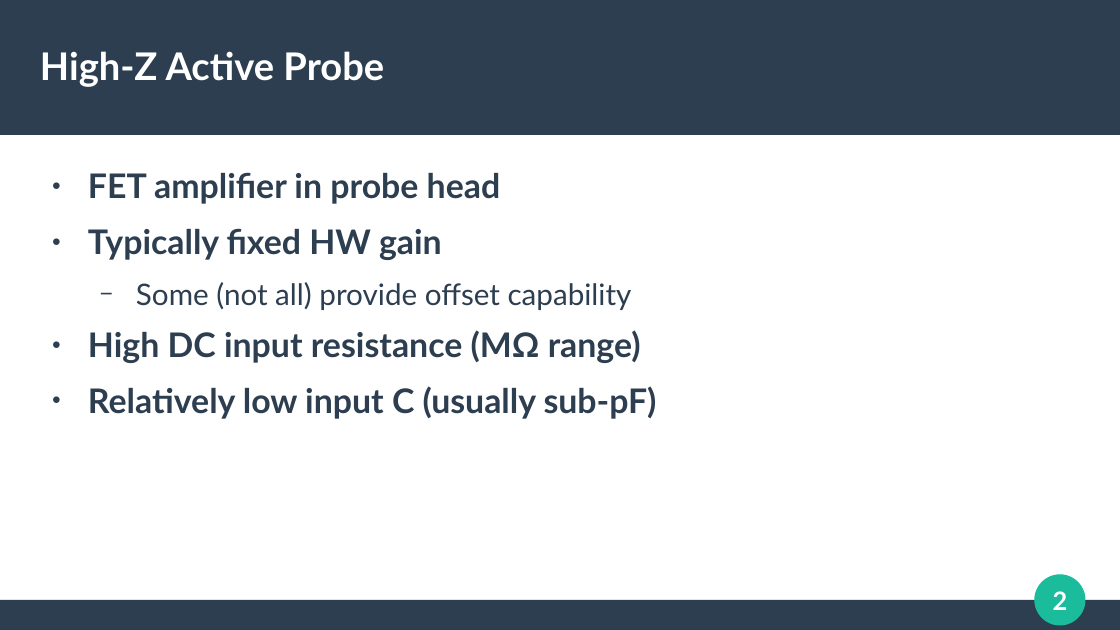
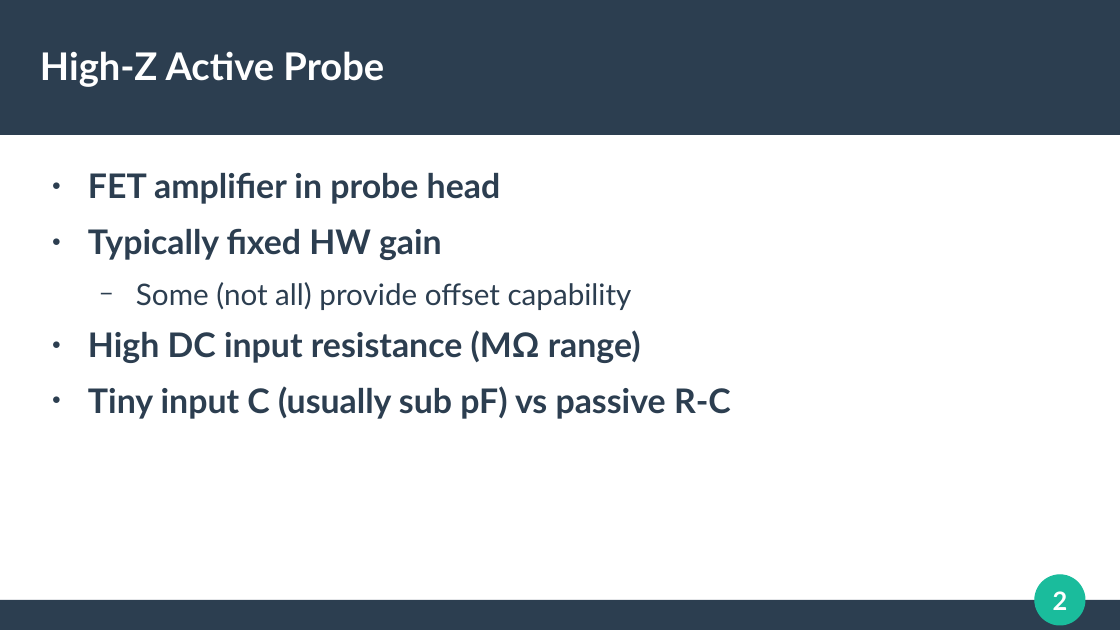
Before and after one commit to azonenberg/electronics-training, a slide deck: slide 2 of oscilloscope-probing/sec04-hiz-active.odp. Drawn at 1120x630 pixels with LibreOffice and Linux fonts; fonts in the diff are those of the drawing. Boxes give left, top, right and bottom in pixels: in the first picture for what was removed or moved away, otherwise in the second. Text is boxed around its words. In the diff, an @@ line names an element or a change of style, - is before the commit and + after.

```diff
--- a/oscilloscope-probing/sec04-hiz-active.odp
+++ b/oscilloscope-probing/sec04-hiz-active.odp
@@ text at bbox=[88, 386, 731, 419]: text changed @@
-● Relatively low input C (usually sub-pF)
+● Tiny input C (usually sub pF) vs passive R-C
```
Also in this commit, not shown: 2 other slides changed, 9 slides added, 5 other files.
